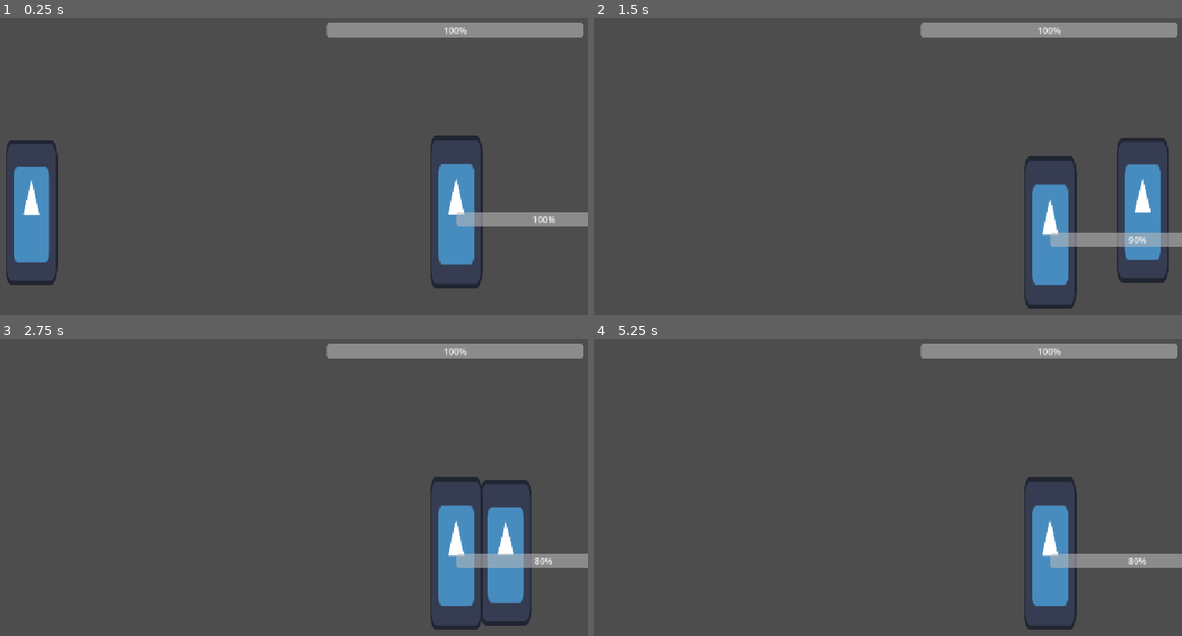
Above: before the commit, frames 1-4 (two rows, left to right).
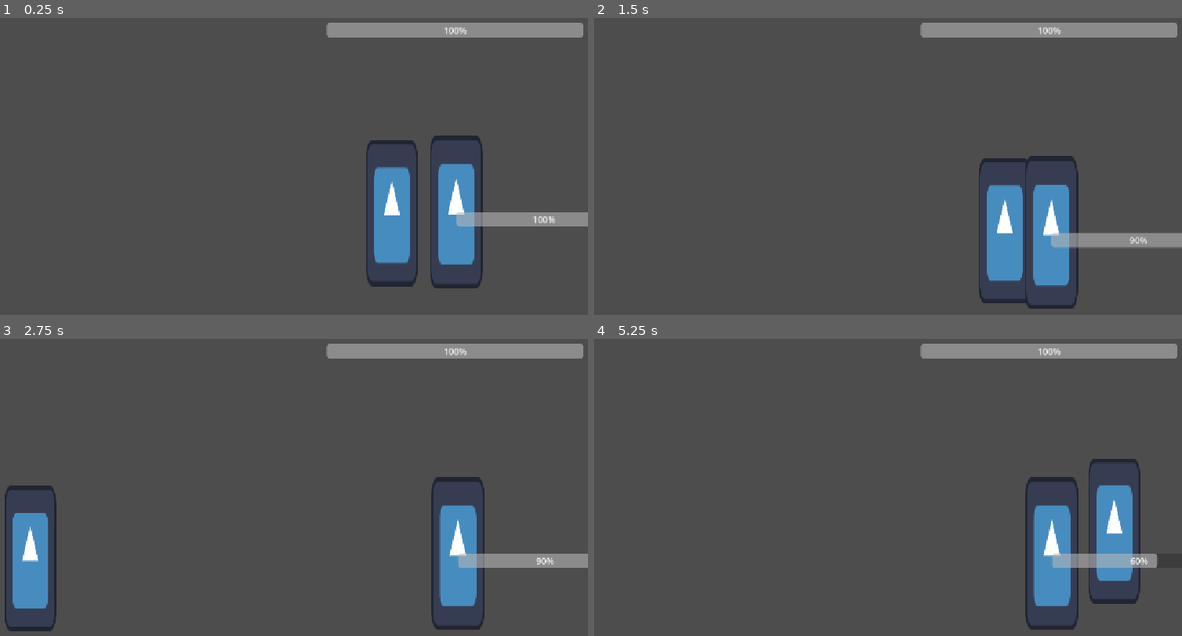
Above: after the commit, the same moments.

Repository: notfroogs/Sardine-Studio
Game: Godot game, scene res://scenes/fighter_main.tscn
Same seed, same stepped clock (60 frames per second), same inputs: the game is played once before the commit and once after it. The project has no main scene, so this scene is started directly. The engine's default icon, where the game draws it, is replaced by a stand-in: a white triangle on a blue panel in a dark square.
Inputs:
- Up to frame 1 (0.25 s): no input
- Up to frame 2 (1.5 s): tap Enter (ui_accept) at 0.5 s; hold X (attack) 0.53-1.28 s; hold Right (move_right) from 0.53 s (still down); tap Space (jump) at 0.77 s; tap Down (crouch) at 1.35 s
- Up to frame 3 (2.75 s): tap Space (jump) at 1.52 s; release Right (move_right) at 2.03 s; hold Left (move_left) from 2.03 s (still down); hold X (attack) from 2.03 s (still down)
- Up to frame 4 (5.25 s): release Left (move_left) at 2.78 s; release X (attack) at 2.78 s; hold Right (move_right) 2.78-4.28 s; tap Down (crouch) at 2.85, 4.35 s; tap Space (jump) at 3.02, 3.77, 4.52 s; hold X (attack) 3.53-4.28 s; tap Enter (ui_accept) at 4.25 s; hold Left (move_left) 4.28-5.03 s; hold Right (move_right) from 5.03 s (still down); hold X (attack) from 5.03 s (still down)

The runs differ from the first frame. In frame 1, 5.0% of the frame differs, in the area x 1-72%, y 41-91%; in frame 2, 5.4%; in frame 3, 5.8%, in the area x 0-95%, y 46-99%; in frame 4, 3.7%.

Commit message:
FIXING INPUT

Diff:
--- a/sardine-studio/scenes/enemy_placeholder.tscn
+++ b/sardine-studio/scenes/enemy_placeholder.tscn
@@ -49,5 +49,5 @@
 offset_bottom = 27.0
 value = 100.0
 
-[connection signal="body_entered" from="hitBox" to="." method="_on_hit_box_body_entered"]
-[connection signal="body_exited" from="hitBox" to="." method="_on_hit_box_body_exited"]
+[connection signal="area_entered" from="hitBox" to="." method="_on_hit_box_area_entered"]
+[connection signal="area_exited" from="hitBox" to="." method="_on_hit_box_area_exited"]
--- a/sardine-studio/scenes/fighter_main.tscn
+++ b/sardine-studio/scenes/fighter_main.tscn
@@ -11,7 +11,7 @@
 script = ExtResource("1_ln0nl")
 
 [node name="fighterPlayer" parent="." groups=["playerF"] instance=ExtResource("1_3atyq")]
-position = Vector2(129, 325)
+position = Vector2(790.99994, 326)
 
 [node name="StaticBody2D" type="StaticBody2D" parent="."]
 position = Vector2(266, 553)
--- a/sardine-studio/scripts/enemy_placeholder.gd
+++ b/sardine-studio/scripts/enemy_placeholder.gd
@@ -8,6 +8,7 @@
 @onready var progress_bar: ProgressBar = $enemybar
 @onready var hitbox: CollisionShape2D = $hitBox/CollisionShape2D
 var in_hit_box
+var hit
 
 func _physics_process(delta: float) -> void:
 	# Add the gravity.
@@ -34,8 +35,11 @@
 	#_win()
 	pass
 func take_dammage(amount:int) -> void:
-	print("Enemy dammage: ", amount)
-	progress_bar.value -= amount
+	if hit == true:
+		print("Enemy dammage: ", amount)
+		progress_bar.value -= amount
+	if hit == false:
+		null
 
 #func _win() -> void:
 	if progress_bar.value == 0.0:
@@ -44,16 +48,27 @@
 
 
 func _on_fighter_player_player_hit() -> void:
-	if in_hit_box==false:
+	hit = true
+	if in_hit_box == false:
 		print("nohitbox")
-	#elif in_hit_box == true:
+	elif in_hit_box == true:
 		take_dammage(10)
 
 func _on_hit_box_body_entered(_body: Player) -> void:
 	in_hit_box = true
+	print("in")
 	#if _body is Player and Input.is_action_pressed("hit"):
 		#_on_fighter_player_player_hit()
 
 
 func _on_hit_box_body_exited(_body: Player) -> void:
 	in_hit_box = false
+
+
+func _on_hit_box_area_entered(area: HurtBox) -> void:
+	print("entered")
+	in_hit_box = true
+
+func _on_hit_box_area_exited(area: HurtBox) -> void:
+	print("exited")
+	in_hit_box = false
Not shown, changed: .DS_Store
